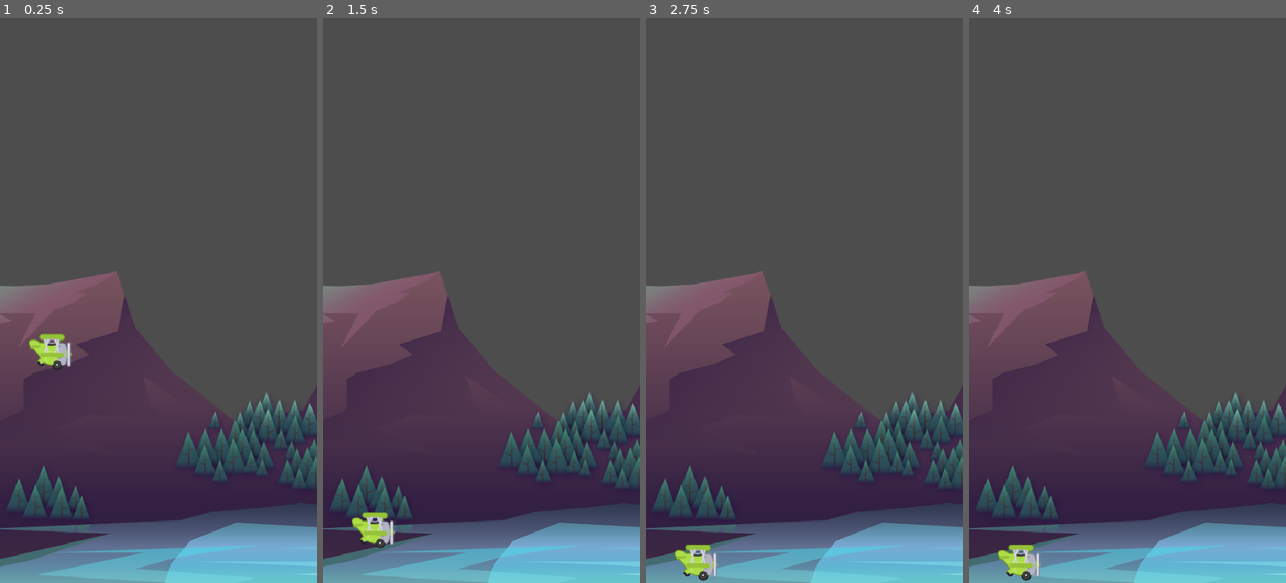
Above: before the commit, frames 1-4 (left to right).
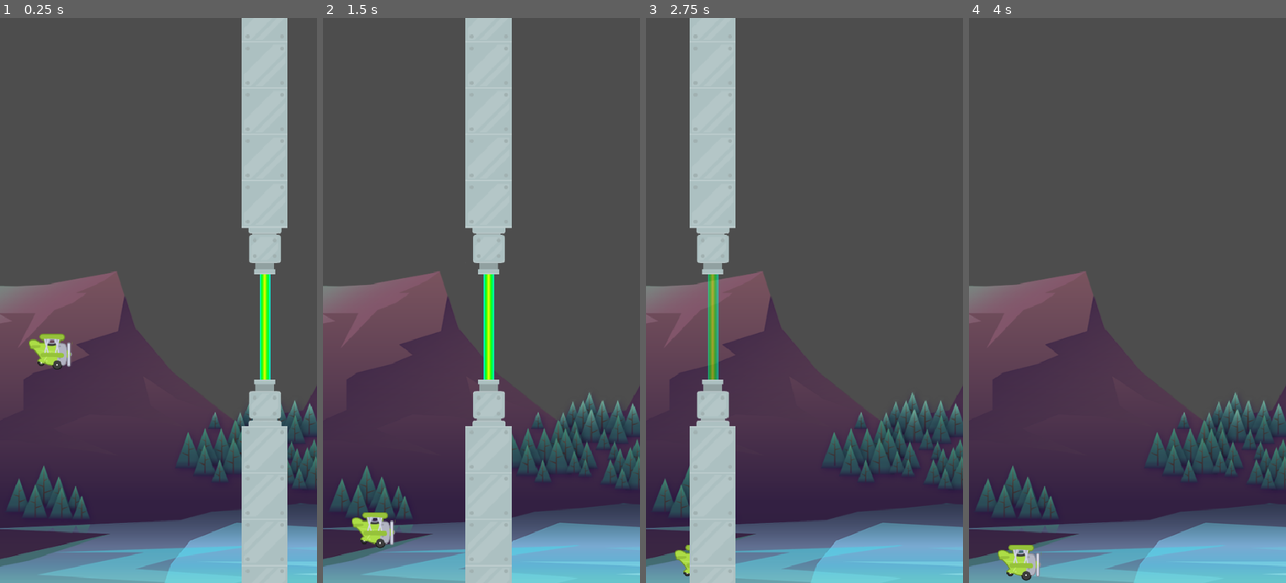
Above: after the commit, the same moments.

Repository: johnsuico/Udemy-Godot-Tutorial-2D
Game: Godot game, scene res://Scenes/Game/Game.tscn
The game is run twice, just before and just after one commit, with the same random seed, the same clock (stepped at 60 frames per second) and the same inputs.
Inputs:
- Up to frame 1 (0.25 s): no input
- Up to frame 2 (1.5 s): tap Space (jump) at 0.77 s
- Up to frame 3 (2.75 s): tap Space (jump) at 1.52 s
- Up to frame 4 (4 s): tap Space (jump) at 3.02, 3.77 s

The runs differ from the first frame. In frame 1, 12% of the frame differs, in the area x 76-91%, y 0-100%; in frame 2, 12%, in the area x 44-60%, y 0-100%; in frame 3, 11%; in frame 4, nothing differs.

Commit message:
Add laser and pipe movement

Diff:
--- a/tappy-plane-tutorial/Scenes/Game/Game.tscn
+++ b/tappy-plane-tutorial/Scenes/Game/Game.tscn
@@ -1,8 +1,9 @@
-[gd_scene load_steps=4 format=3 uid="uid://c1c81lbj2vx5p"]
+[gd_scene load_steps=5 format=3 uid="uid://c1c81lbj2vx5p"]
 
 [ext_resource type="Texture2D" uid="uid://xp7jdler5wwn" path="res://assets/background/rocks_2.png" id="1_rdw05"]
 [ext_resource type="PackedScene" uid="uid://b06cpw4nffcrp" path="res://Scenes/Plane/Plane.tscn" id="2_gwu2e"]
 [ext_resource type="PackedScene" uid="uid://ce1xw661g1ule" path="res://Scenes/Barrier/Barrier.tscn" id="3_xbxml"]
+[ext_resource type="PackedScene" uid="uid://bsgvy10wosw3c" path="res://Scenes/Pipes/Pipes.tscn" id="4_ln2h6"]
 
 [node name="Game" type="Node2D"]
 
@@ -14,3 +15,6 @@
 position = Vector2(76, 472)
 
 [node name="Barrier" parent="." instance=ExtResource("3_xbxml")]
+
+[node name="Pipes" parent="." instance=ExtResource("4_ln2h6")]
+position = Vector2(431, 467)
--- /dev/null
+++ b/tappy-plane-tutorial/Scenes/Laser/Laser.tscn
@@ -0,0 +1,60 @@
+[gd_scene load_steps=6 format=3 uid="uid://c7ainqn1twp5f"]
+
+[ext_resource type="Texture2D" uid="uid://bouvie0sqnlpm" path="res://assets/pipes/laser2.png" id="1_nhk4o"]
+
+[sub_resource type="RectangleShape2D" id="RectangleShape2D_g6hyc"]
+size = Vector2(11, 192)
+
+[sub_resource type="Animation" id="Animation_nhk4o"]
+resource_name = "Flash"
+length = 0.7
+loop_mode = 1
+tracks/0/type = "value"
+tracks/0/imported = false
+tracks/0/enabled = true
+tracks/0/path = NodePath("Sprite2D:modulate")
+tracks/0/interp = 1
+tracks/0/loop_wrap = true
+tracks/0/keys = {
+"times": PackedFloat32Array(0, 0.3, 0.4, 0.6, 0.7),
+"transitions": PackedFloat32Array(1, 1, 1, 1, 1),
+"update": 0,
+"values": [Color(1, 1, 1, 1), Color(1, 1, 1, 1), Color(1, 1, 1, 0), Color(1, 1, 1, 0), Color(1, 1, 1, 1)]
+}
+
+[sub_resource type="Animation" id="Animation_g6hyc"]
+length = 0.001
+tracks/0/type = "value"
+tracks/0/imported = false
+tracks/0/enabled = true
+tracks/0/path = NodePath("Sprite2D:modulate")
+tracks/0/interp = 1
+tracks/0/loop_wrap = true
+tracks/0/keys = {
+"times": PackedFloat32Array(0),
+"transitions": PackedFloat32Array(1),
+"update": 0,
+"values": [Color(1, 1, 1, 1)]
+}
+
+[sub_resource type="AnimationLibrary" id="AnimationLibrary_peav1"]
+_data = {
+&"Flash": SubResource("Animation_nhk4o"),
+&"RESET": SubResource("Animation_g6hyc")
+}
+
+[node name="Laser" type="Area2D"]
+
+[node name="Sprite2D" type="Sprite2D" parent="."]
+scale = Vector2(1, 8)
+texture = ExtResource("1_nhk4o")
+
+[node name="CollisionShape2D" type="CollisionShape2D" parent="."]
+position = Vector2(36.5, 0)
+shape = SubResource("RectangleShape2D_g6hyc")
+
+[node name="AnimationPlayer" type="AnimationPlayer" parent="."]
+libraries = {
+&"": SubResource("AnimationLibrary_peav1")
+}
+autoplay = "Flash"
--- /dev/null
+++ b/tappy-plane-tutorial/Scenes/Pipes/Pipes.gd
@@ -0,0 +1,15 @@
+extends Node2D
+
+const SCROLL_SPEED: float = 120.0
+
+# Called when the node enters the scene tree for the first time.
+func _ready() -> void:
+	pass # Replace with function body.
+
+# Called every frame. 'delta' is the elapsed time since the previous frame.
+func _process(delta: float) -> void:
+	position.x -= SCROLL_SPEED * delta
+
+func _on_visible_on_screen_notifier_2d_screen_exited() -> void:
+	set_process(false)
+	queue_free()
--- /dev/null
+++ b/tappy-plane-tutorial/Scenes/Pipes/Pipes.tscn
@@ -0,0 +1,22 @@
+[gd_scene load_steps=4 format=3 uid="uid://bsgvy10wosw3c"]
+
+[ext_resource type="PackedScene" uid="uid://c7ainqn1twp5f" path="res://Scenes/Laser/Laser.tscn" id="1_nqmk8"]
+[ext_resource type="Script" uid="uid://c6ccwmmurhxxs" path="res://Scenes/Pipes/Pipes.gd" id="1_u8oov"]
+[ext_resource type="PackedScene" uid="uid://cqc55jefbr0vr" path="res://Scenes/Pipe/Pipe.tscn" id="2_u8oov"]
+
+[node name="Pipes" type="Node2D"]
+script = ExtResource("1_u8oov")
+
+[node name="Laser" parent="." instance=ExtResource("1_nqmk8")]
+
+[node name="Lower" parent="." instance=ExtResource("2_u8oov")]
+position = Vector2(0, 80)
+
+[node name="Upper" parent="." instance=ExtResource("2_u8oov")]
+position = Vector2(0, -80)
+rotation = 3.1415927
+
+[node name="VisibleOnScreenNotifier2D" type="VisibleOnScreenNotifier2D" parent="."]
+position = Vector2(132, 0)
+
+[connection signal="screen_exited" from="VisibleOnScreenNotifier2D" to="." method="_on_visible_on_screen_notifier_2d_screen_exited"]
Not shown, added: tappy-plane-tutorial/Scenes/Pipes/Pipes.gd.uid
